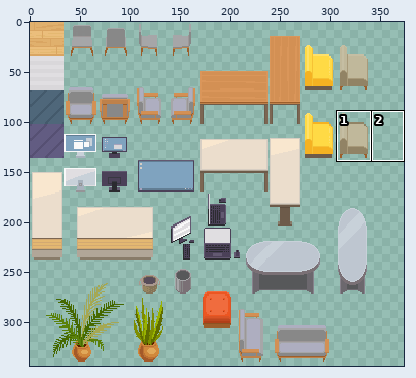
Two versions of one sprite sheet, tileset4_export.png. The first picture is a wide view before the edit; the outline marks the close-up.
Close-up. Before the edit:
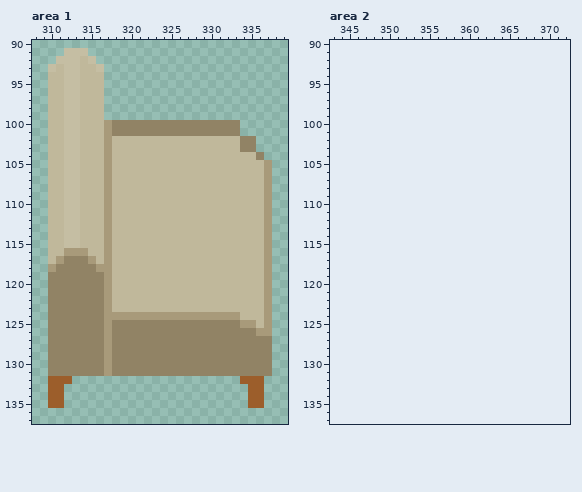
The file is 340x340 pixels. Colours within 5 levels of each other are drawn and written as one. Shown: area 1: x 308..339, y 90..137; area 2: x 343..372, y 90..137. The old version is drawn lined up with the new one, on the new canvas. The wide view leaves out empty margins. The commit also changed other parts of the picture, which this record leaves out.
The result:
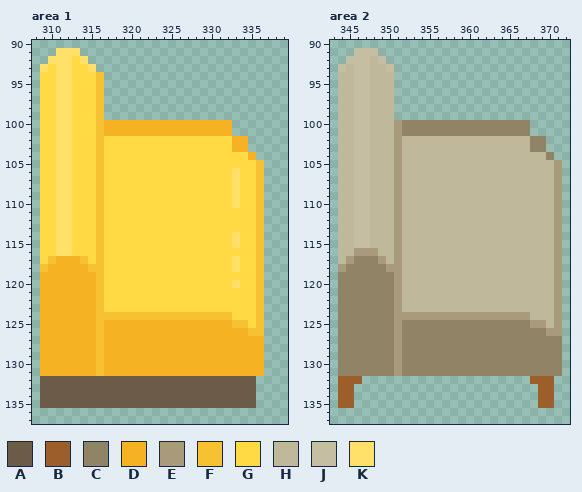
Palette (. is transparent): A #6d5b4a  B #9c5e2b  C #918365  D #f5b222  E #a89a7a  F #f6c234  G #ffda45  H #c0b89b  J #c5bea3  K #ffe16a
The edit:
canvas 340x340 -> 374x374
Changed rows in their new state; - is an unchanged pixel.
Area 1:
first column x 309:
 91 --KKK.-----------------------
 92 -KKKGK.----------------------
 93 KGKKGGK.---------------------
 94 GGKKGGGF---------------------
 95 GGKKGGGF---------------------
 96 GGKKGGGF---------------------
 97 GGKKGGGF---------------------
 98 GGKKGGGF---------------------
 99 GGKKGGGF---------------------
100 GGKKGGGFDDDDDDDDDDDDDDDD.----
101 GGKKGGGFDDDDDDDDDDDDDDDD.----
102 GGKKGGGFGGGGGGGGGGGGGGGGDD.--
103 GGKKGGGFGGGGGGGGGGGGGGGGDD.--
104 GGKKGGGFGGGGGGGGGGGGGGGGGGD.-
105 GGKKGGGFGGGGGGGGGGGGGGGGGGGF.
106 GGKKGGGFGGGGGGGGGGGGGGGGKGGF.
107 GGKKGGGFGGGGGGGGGGGGGGGGKGGF.
108 GGKKGGGFGGGGGGGGGGGGGGGGKGGF.
109 GGKKGGGFGGGGGGGGGGGGGGGGKGGF.
110 GGKKGGGFGGGGGGGGGGGGGGGGKGGF.
111 GGKKGGGFGGGGGGGGGGGGGGGGGGGF.
112 GGKKGGGFGGGGGGGGGGGGGGGGGGGF.
113 GGKKGGGFGGGGGGGGGGGGGGGGGGGF.
114 GGKKGGGFGGGGGGGGGGGGGGGGKGGF.
115 GGKKGGGFGGGGGGGGGGGGGGGGKGGF.
116 GGKKGGGFGGGGGGGGGGGGGGGGGGGF.
117 GFDDDFGFGGGGGGGGGGGGGGGGKGGF.
118 FDDDDDFFGGGGGGGGGGGGGGGGKGGF.
119 DDDDDDDFGGGGGGGGGGGGGGGGGGGF.
120 DDDDDDDFGGGGGGGGGGGGGGGGKGGF.
121 DDDDDDDFGGGGGGGGGGGGGGGGGGGF.
122 DDDDDDDFGGGGGGGGGGGGGGGGGGGF.
123 DDDDDDDFGGGGGGGGGGGGGGGGGGGF.
124 DDDDDDDFFFFFFFFFFFFFFFFFGGGF.
125 DDDDDDDFDDDDDDDDDDDDDDDDFFGF.
126 DDDDDDDFDDDDDDDDDDDDDDDDDDFF.
127 DDDDDDDFDDDDDDDDDDDDDDDDDDDD.
128 DDDDDDDFDDDDDDDDDDDDDDDDDDDD.
129 DDDDDDDFDDDDDDDDDDDDDDDDDDDD.
130 DDDDDDDFDDDDDDDDDDDDDDDDDDDD.
131 DDDDDDDFDDDDDDDDDDDDDDDDDDDD.
132 AAAAAAAAAAAAAAAAAAAAAAAAAAA.-
133 AAAAAAAAAAAAAAAAAAAAAAAAAAA.-
134 AAAAAAAAAAAAAAAAAAAAAAAAAAA.-
135 AAAAAAAAAAAAAAAAAAAAAAAAAAA.-
Area 2:
first column x 344:
 91 --JJJ-----------------------
 92 -JJJHJ----------------------
 93 JHJJHHJ---------------------
 94 HHJJHHH---------------------
 95 HHJJHHH---------------------
 96 HHJJHHH---------------------
 97 HHJJHHH---------------------
 98 HHJJHHH---------------------
 99 HHJJHHH---------------------
100 HHJJHHHECCCCCCCCCCCCCCCC----
101 HHJJHHHECCCCCCCCCCCCCCCC----
102 HHJJHHHEHHHHHHHHHHHHHHHHCC--
103 HHJJHHHEHHHHHHHHHHHHHHHHCC--
104 HHJJHHHEHHHHHHHHHHHHHHHHHHC-
105 HHJJHHHEHHHHHHHHHHHHHHHHHHHE
106 HHJJHHHEHHHHHHHHHHHHHHHHHHHE
107 HHJJHHHEHHHHHHHHHHHHHHHHHHHE
108 HHJJHHHEHHHHHHHHHHHHHHHHHHHE
109 HHJJHHHEHHHHHHHHHHHHHHHHHHHE
110 HHJJHHHEHHHHHHHHHHHHHHHHHHHE
111 HHJJHHHEHHHHHHHHHHHHHHHHHHHE
112 HHJJHHHEHHHHHHHHHHHHHHHHHHHE
113 HHJJHHHEHHHHHHHHHHHHHHHHHHHE
114 HHJJHHHEHHHHHHHHHHHHHHHHHHHE
115 HHJJHHHEHHHHHHHHHHHHHHHHHHHE
116 HHEEEHHEHHHHHHHHHHHHHHHHHHHE
117 HECCCEHEHHHHHHHHHHHHHHHHHHHE
118 ECCCCCEEHHHHHHHHHHHHHHHHHHHE
119 CCCCCCCEHHHHHHHHHHHHHHHHHHHE
120 CCCCCCCEHHHHHHHHHHHHHHHHHHHE
121 CCCCCCCEHHHHHHHHHHHHHHHHHHHE
122 CCCCCCCEHHHHHHHHHHHHHHHHHHHE
123 CCCCCCCEHHHHHHHHHHHHHHHHHHHE
124 CCCCCCCEEEEEEEEEEEEEEEEEHHHE
125 CCCCCCCECCCCCCCCCCCCCCCCEEHE
126 CCCCCCCECCCCCCCCCCCCCCCCCCEE
127 CCCCCCCECCCCCCCCCCCCCCCCCCCC
128 CCCCCCCECCCCCCCCCCCCCCCCCCCC
129 CCCCCCCECCCCCCCCCCCCCCCCCCCC
130 CCCCCCCECCCCCCCCCCCCCCCCCCCC
131 CCCCCCCECCCCCCCCCCCCCCCCCCCC
132 BBB---------------------BBB-
133 BB-----------------------BB-
134 BB-----------------------BB-
135 BB-----------------------BB-
